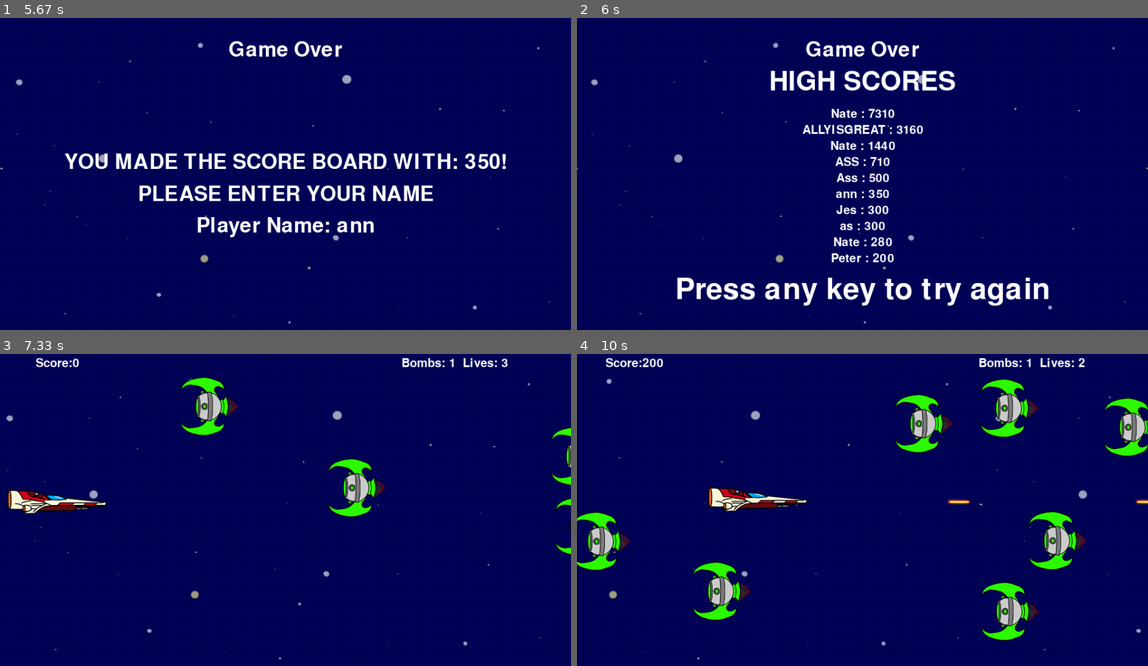
Above: before the commit, frames 1-4 (two rows, left to right).
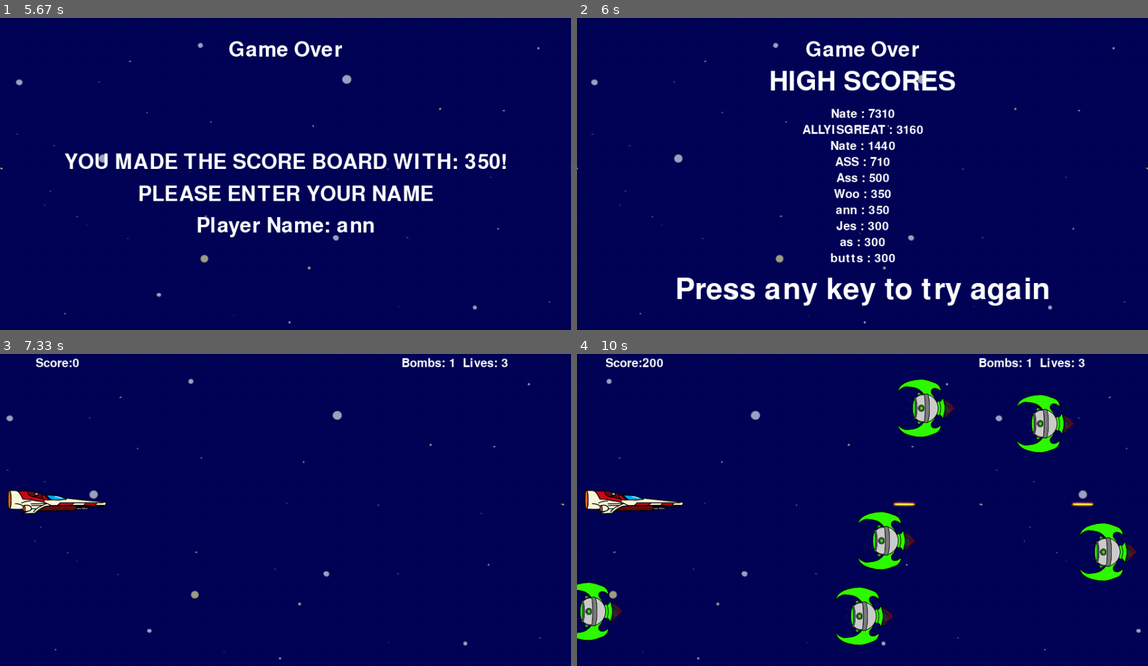
Above: after the commit, the same moments.

Repository: Demi-hero/UoN_Game_Project
Game: pygame game, started from Main.py
The game is run twice, just before and just after one commit, with the same random seed, the same clock (stepped at 60 frames per second) and the same inputs.
Inputs:
- Up to frame 1 (5.67 s): tap Space at 0.33, 0.67, 3.68, 4.08, 4.38, 4.58, 4.88, 5.08 s; hold Left 1-1.53 s; hold Down 1.57-2.03 s; hold Left 2.12-2.52 s; hold Up 2.55-2.92 s; hold Right 2.95-3.58 s; hold Down 3.62-3.98 s; hold Left 4.02-4.48 s; hold Right 4.52-4.98 s; hold Up 5.02-5.32 s; type "ann" at 5.35 s
- Up to frame 2 (6 s): tap Enter at 5.68 s
- Up to frame 3 (7.33 s): hold Down 6.92-7.22 s; tap Space at 6.98 s
- Up to frame 4 (10 s): hold Up 7.68-8.05 s; tap Space at 7.75, 8.15, 8.45, 8.82, 9.22, 9.52, 9.72 s; hold Right 8.08-8.72 s; hold Down 8.75-9.12 s; hold Left 9.15-9.62 s; hold Right from 9.65 s (still down)

Frame 1 is identical in both runs. In frame 2, 0.9% of the frame differs, in the area x 44-56%, y 54-79%; in frame 3, 2.2%; in frame 4, 13%, in the area x 0-100%, y 1-94%.

Commit message:
Changing the Game Over loop
Game over Loop now reinitalises bad guys properly however the good guys don't fare so well.

Diff:
--- a/eventhandler.py
+++ b/eventhandler.py
@@ -111,9 +111,14 @@
                     os._exit(0)
                 elif event.type == pyg.KEYDOWN:
                     # if key pressed, re-initialises everything and breaks from loop
-                    for token in Tokens:
-                        gamedata.player.rect.x = gamedata.BORDER
-                        gamedata.player.rect.y = gamedata.HEIGHT//2 - gamedata.player.ht
+                    gamedata.player.rect.x = gamedata.BORDER
+                    gamedata.player.rect.y = gamedata.HEIGHT//2 - gamedata.player.ht
+                    for sprite in gamedata.all_sprites:
+                        gamedata.all_sprites.remove(sprite)
+                    player = gamedata.Player()
+                    gamedata.all_sprites.add(player)
+                    for i in range(8):
+                        gamedata.new_alien()
                     self.__init__()
                     return
 
--- a/highscore.csv
+++ b/highscore.csv
@@ -3,8 +3,8 @@
 Nate,1440
 ASS,710
 Ass,500
+Woo,350
 Jes,300
 as,300
-Nate,280
-Peter,200
-sdf,110
+butts,300
+woo,300
